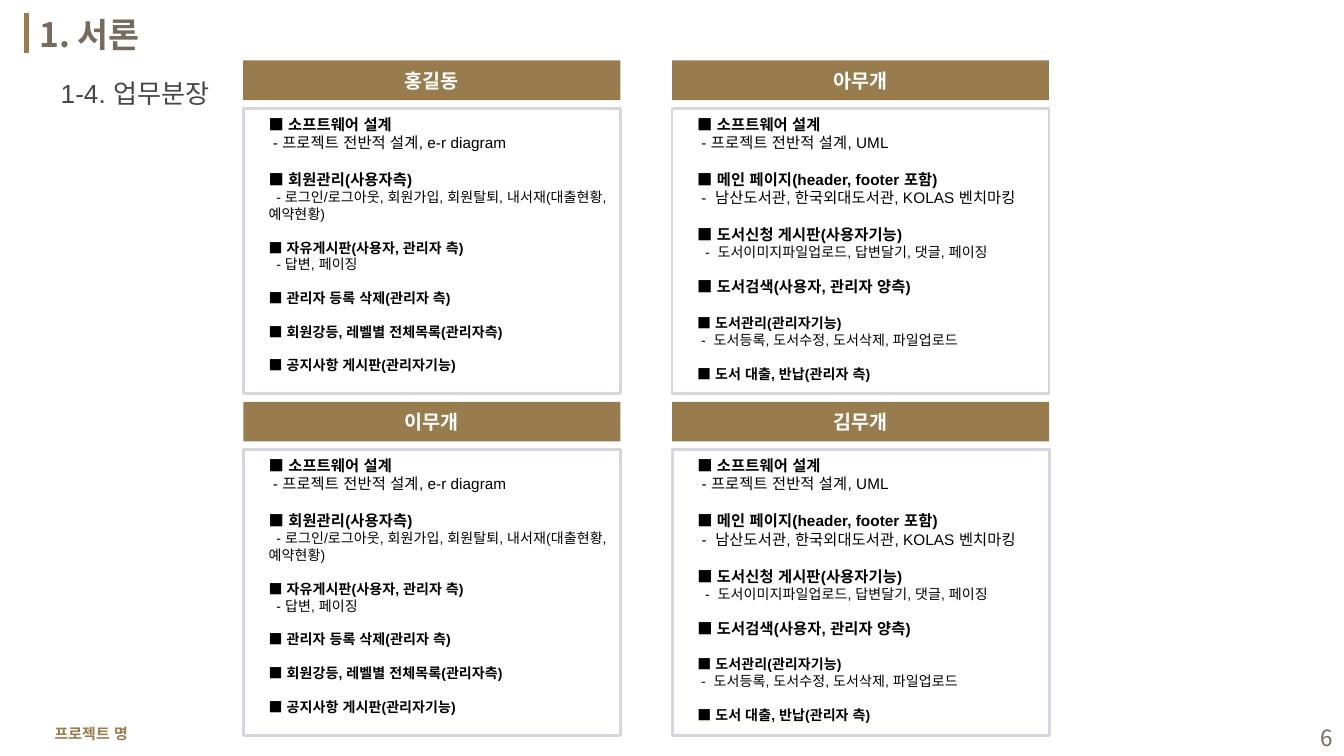
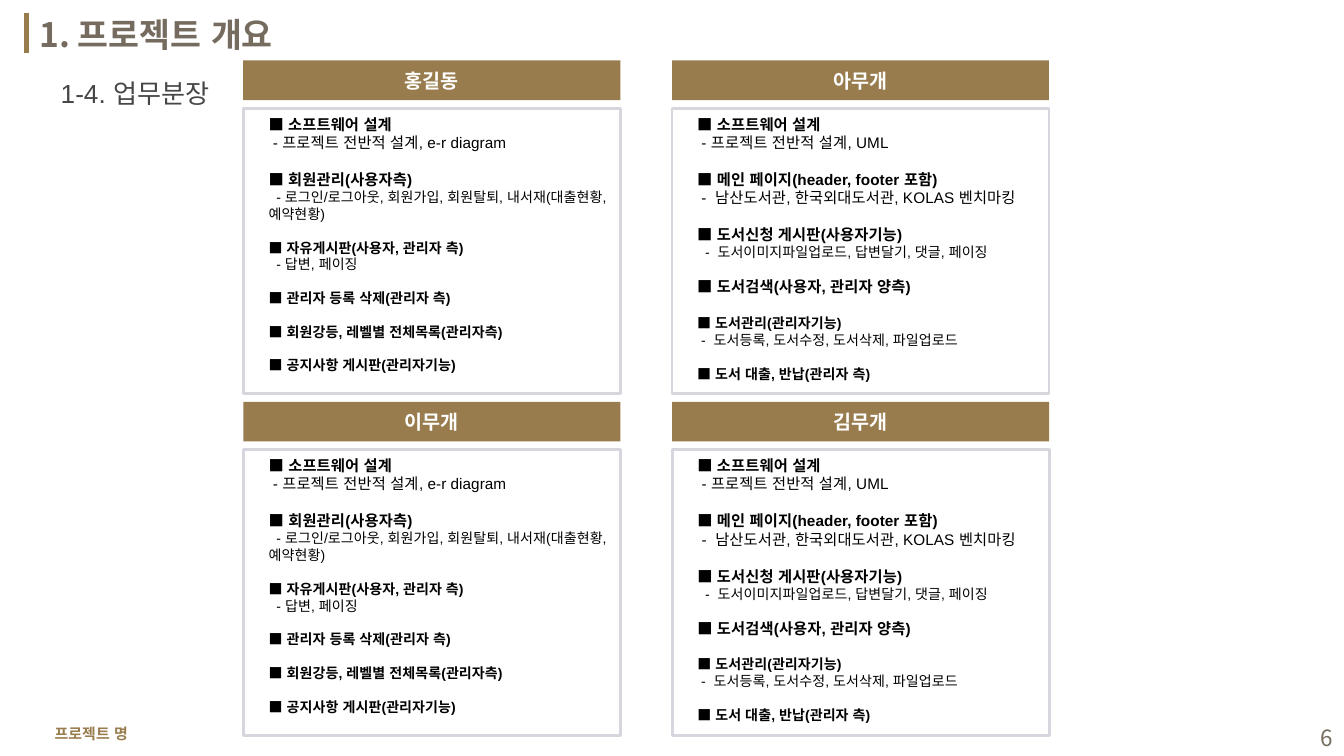
Before and after one commit to yisy0/1stProject, a slide deck: slide 6 of etc/1219_sample_v1.pptx. Drawn at 1344x756 pixels with LibreOffice and Linux fonts; fonts in the diff are those of the drawing; background and template pictures are left out. Boxes give left, top, right and bottom in pixels: in the first picture for what was removed or moved away, otherwise in the second. Text is boxed around its words. In the diff, an @@ line names an element or a change of style, - is before the commit and + after.

```diff
--- a/etc/1219_sample_v1.pptx
+++ b/etc/1219_sample_v1.pptx
@@ text at (x1=40, y1=19, x2=273, y2=50): text changed @@
-1. 서론
+1. 프로젝트 개요
```
Also in this commit, not shown: 11 other slides changed, 3 slides added, 1 slide removed, 25 other files.
